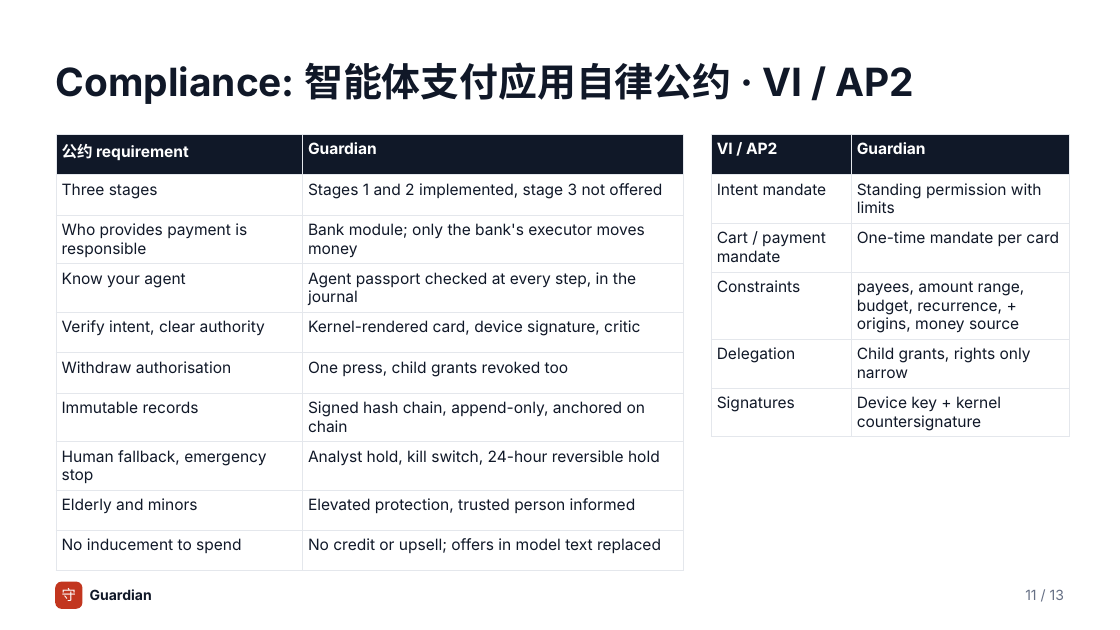
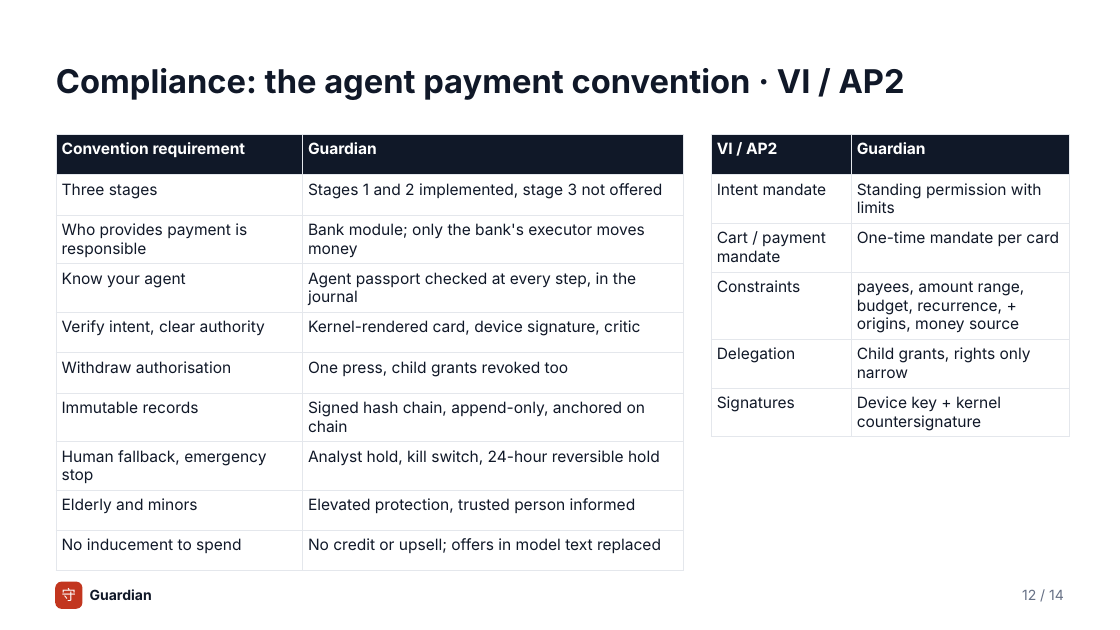
Before and after one commit to yourfavoriteself/ShenzhenFinTechathonTopicA, a slide deck: slide 12 of docs/presentation.pptx (slide 11 before the commit). Drawn at 1120x630 pixels with LibreOffice and Linux fonts; fonts in the diff are those of the drawing. Boxes give left, top, right and bottom in pixels: in the first picture for what was removed or moved away, otherwise in the second. Text is boxed around its words. In the diff, an @@ line names an element or a change of style, - is before the commit and + after.

```diff
--- a/docs/presentation.pptx
+++ b/docs/presentation.pptx
@@ text at (56, 68, 905, 100): text changed; size 25 to 21 pt @@
-Compliance: 智能体支付应用自律公约 · VI / AP2
+Compliance: the agent payment convention · VI / AP2
@@ table at (56, 134, 683, 558) @@
-row 1, column 1: 公约 requirement
+row 1, column 1: Convention requirement
@@ text at (1022, 590, 1064, 600): text changed @@
-11 / 13
+12 / 14
```
Also in this commit, not shown: 11 other slides changed, 1 slide added, 9 other files.
